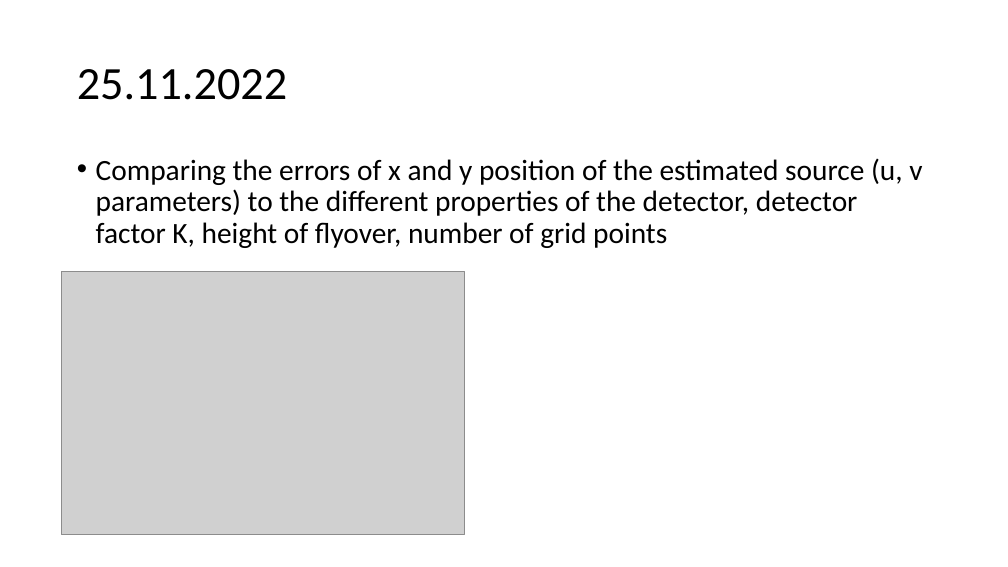
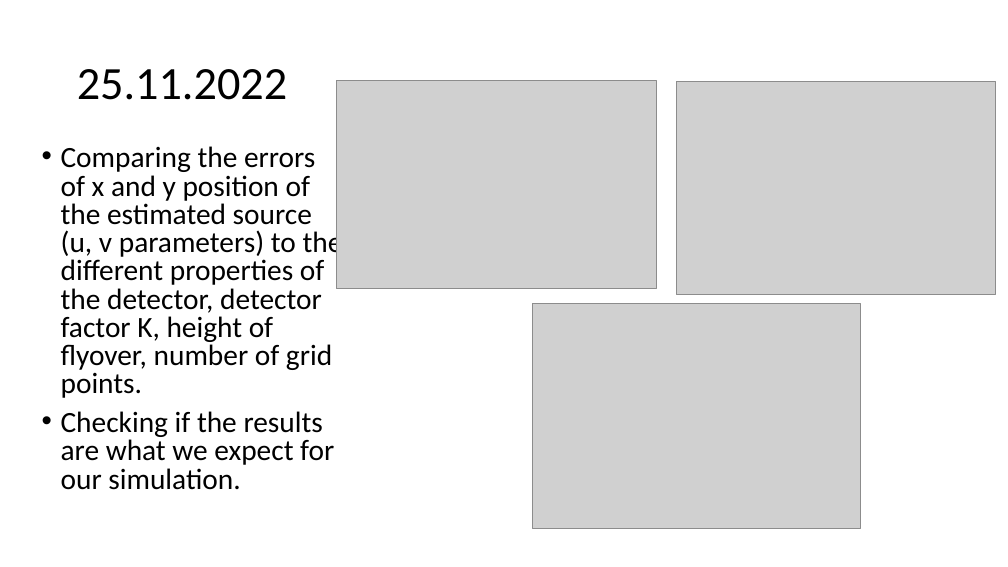
Before and after one commit to urhtrinko/DroneRadioactivity_student_job, a slide deck: slide 18 of reports/work_diary.pptx. Drawn at 1008x567 pixels with LibreOffice and Linux fonts; fonts in the diff are those of the drawing; grey boxes stand for pictures. Boxes give left, top, right and bottom in pixels: in the first picture for what was removed or moved away, otherwise in the second. Text is boxed around its words. In the diff, an @@ line names an element or a change of style, - is before the commit and + after.

```diff
--- a/reports/work_diary.pptx
+++ b/reports/work_diary.pptx
@@ picture: place and size @@
-picture at box(61, 271, 464, 535)
+picture at box(337, 80, 656, 289)
@@ picture added at box(676, 81, 996, 294) @@
@@ text at box(61, 146, 343, 490): text changed @@
-• Comparing the errors of x and y position of the estimated source (u, v parameters) to the different properties of the detector, detector factor K, height of flyover, number of grid points
+• Comparing the errors of x and y position of the estimated source (u, v parameters) to the different properties of the detector, detector factor K, height of flyover, number of grid points.
+• Checking if the results are what we expect for our simulation.
@@ picture added at box(532, 304, 861, 529) @@
```
Also in this commit, not shown: 1 other slide changed, 1 slide added.
